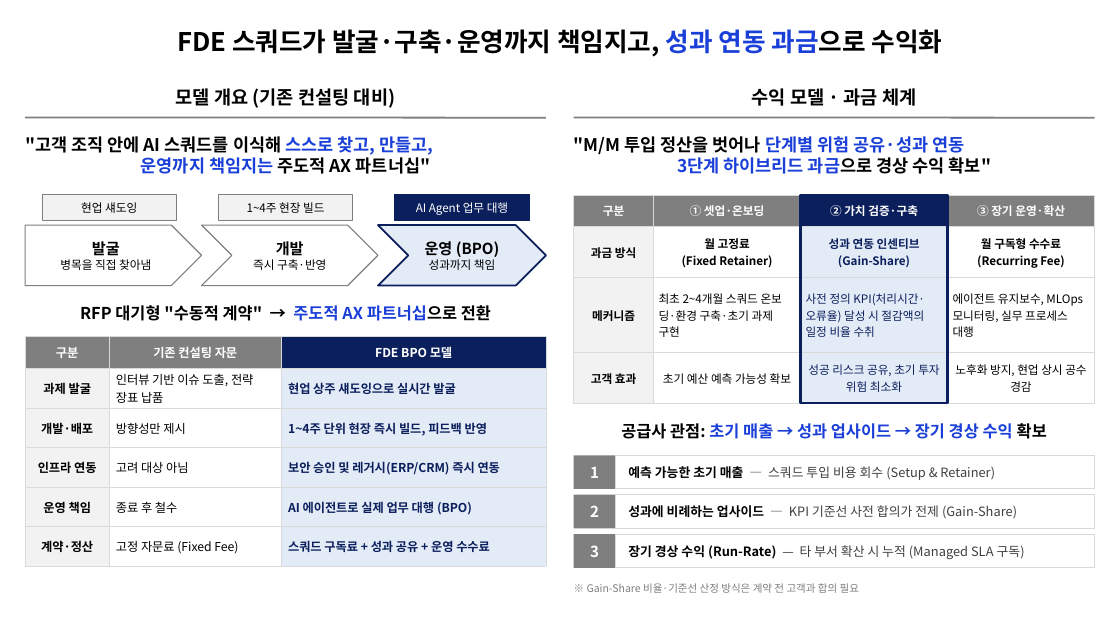
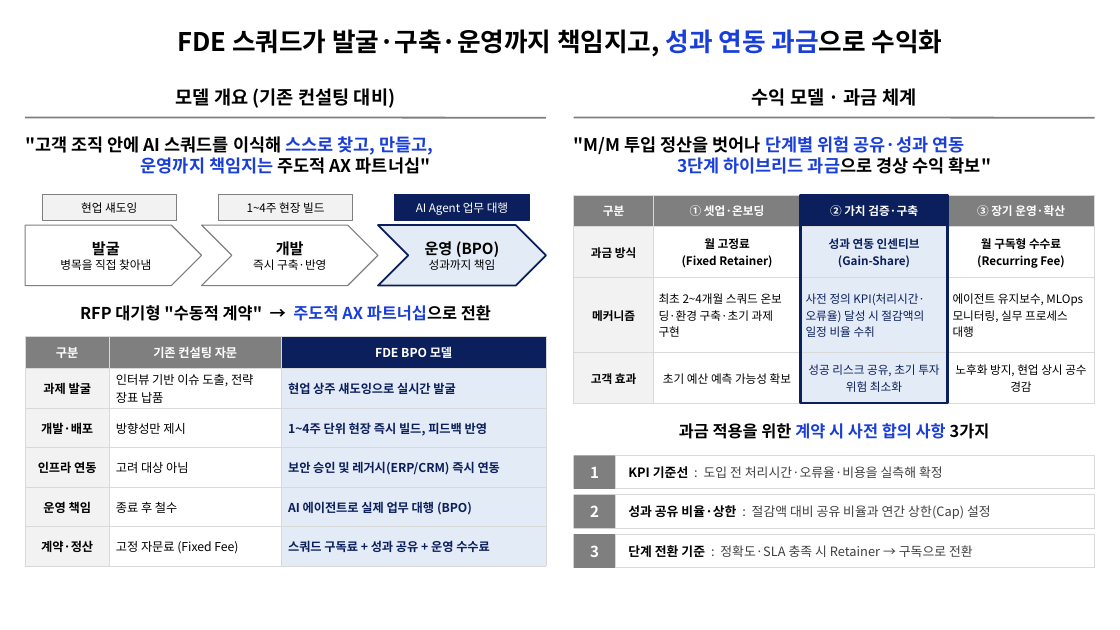
Before and after one commit to qhsghks9/qhsghks, a slide deck: slide 1 of 09_FDE_BPO_Summary.pptx. Drawn at 1120x630 pixels with LibreOffice and Linux fonts; fonts in the diff are those of the drawing. Boxes give left, top, right and bottom in pixels: in the first picture for what was removed or moved away, otherwise in the second. Text is boxed around its words. In the diff, an @@ line names an element or a change of style, - is before the commit and + after.

```diff
--- a/09_FDE_BPO_Summary.pptx
+++ b/09_FDE_BPO_Summary.pptx
@@ text at (679, 423, 990, 439): text changed; text colour #1A3FD8 to #000000 @@
-공급사 관점: 초기 매출 → 성과 업사이드 → 장기 경상 수익 확보
+과금 적용을 위한 계약 시 사전 합의 사항 3가지
@@ text at (628, 466, 943, 478): text changed @@
-예측 가능한 초기 매출 — 스쿼드 투입 비용 회수 (Setup & Retainer)
+KPI 기준선 : 도입 전 처리시간·오류율·비용을 실측해 확정
@@ text at (628, 505, 991, 519): text changed @@
-성과에 비례하는 업사이드 — KPI 기준선 사전 합의가 전제 (Gain-Share)
+성과 공유 비율·상한 : 절감액 대비 공유 비율과 연간 상한(Cap) 설정
@@ text at (628, 545, 973, 557): text changed @@
-장기 경상 수익 (Run-Rate) — 타 부서 확산 시 누적 (Managed SLA 구독)
+단계 전환 기준 : 정확도·SLA 충족 시 Retainer → 구독으로 전환
@@ text removed at (587, 583, 859, 593) @@
-※ Gain-Share 비율·기준선 산정 방식은 계약 전 고객과 합의 필요
```
